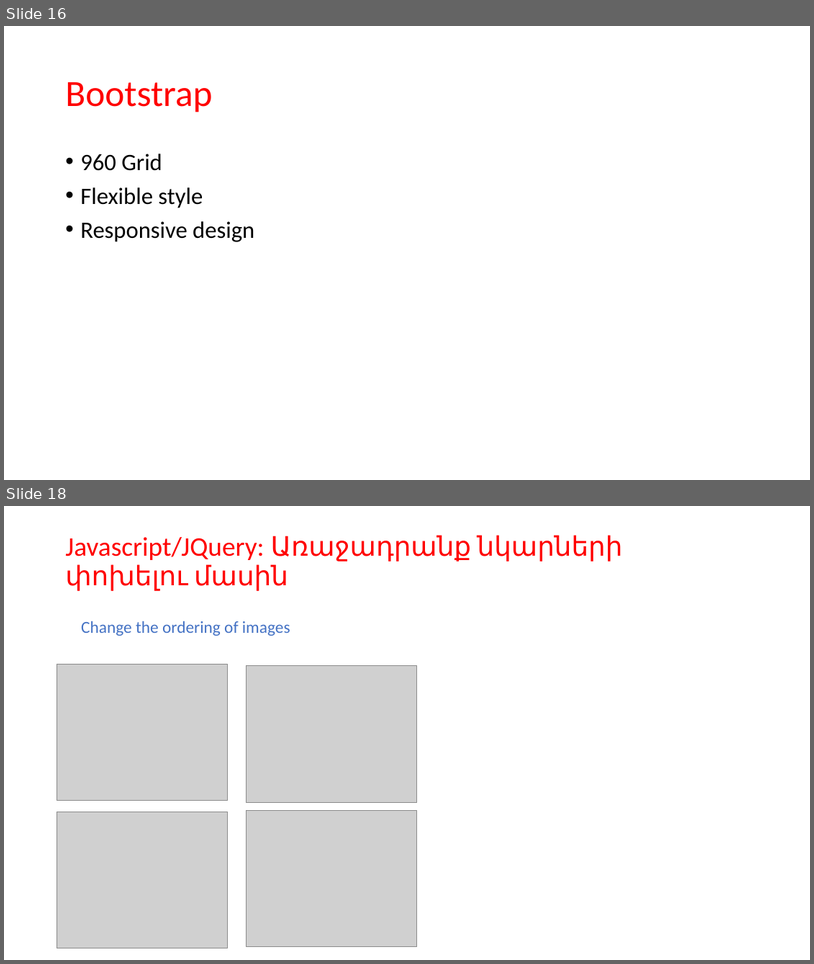
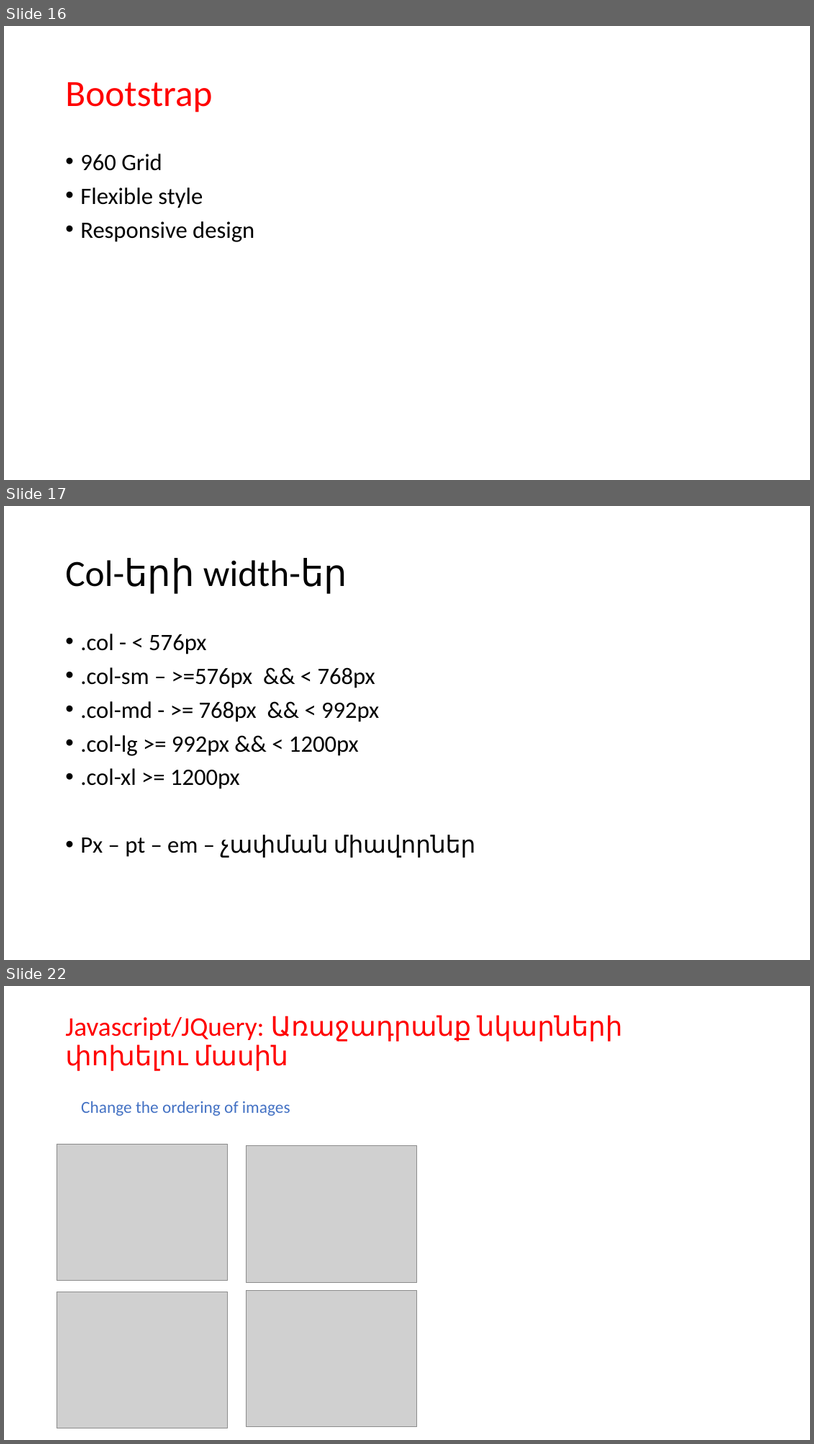
Before and after one commit to gevorgdarbinyan/Training, a slide deck: 2/Web ծրագրավորման դասընթաց - Դաս 2.pptx. Shown one above the other, each under a label of ours: slides 16 and 18 before the commit, slides 16, 17 and 22 after it; the slides between them are not shown. The pictures are 814x964 and 814x1444 pixels, drawn with LibreOffice and Linux fonts; fonts in the diff are those of the drawing; grey boxes stand for pictures. Boxes give left, top, right and bottom in pixels: in the first picture for what was removed or moved away, otherwise in the second. Text is boxed around its words. In the diff, an @@ line names an element or a change of style, - is before the commit and + after.

```diff
--- a/2/Web ծրագրավորման դասընթաց - Դաս 2.pptx
+++ b/2/Web ծրագրավորման դասընթաց - Դաս 2.pptx
@@ slide 17 added at bbox=[4, 506, 810, 960], background #FFFFFF @@
@@ title added at bbox=[65, 558, 347, 594], 44 pt, text #000000 @@
+Col-երի width-եր
@@ text added at bbox=[80, 633, 476, 857], 28 pt, text #000000 @@
+• .col - < 576px
+• .col-sm – >=576px && < 768px
+• .col-md - >= 768px && < 992px
+• .col-lg >= 992px && < 1200px
+• .col-xl >= 1200px
+• Px – pt – em – չափման միավորներ
@@ what was slide 18 is now slide 22 @@
```
Also in this commit, not shown: 1 slide changed, 3 other slides added, 4 other files.
